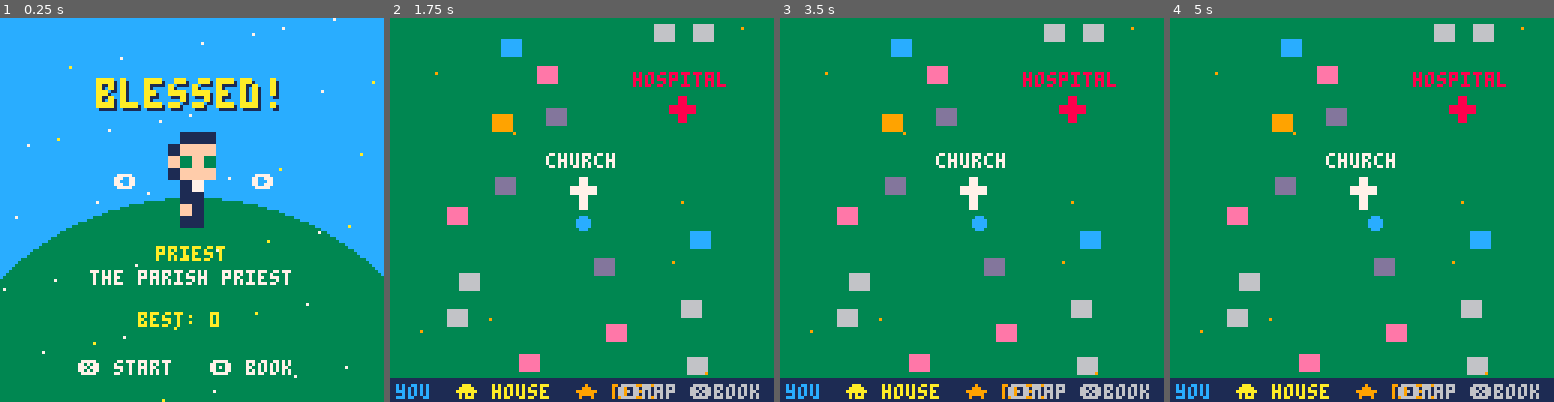
Above: before the commit, frames 1-4 (left to right).
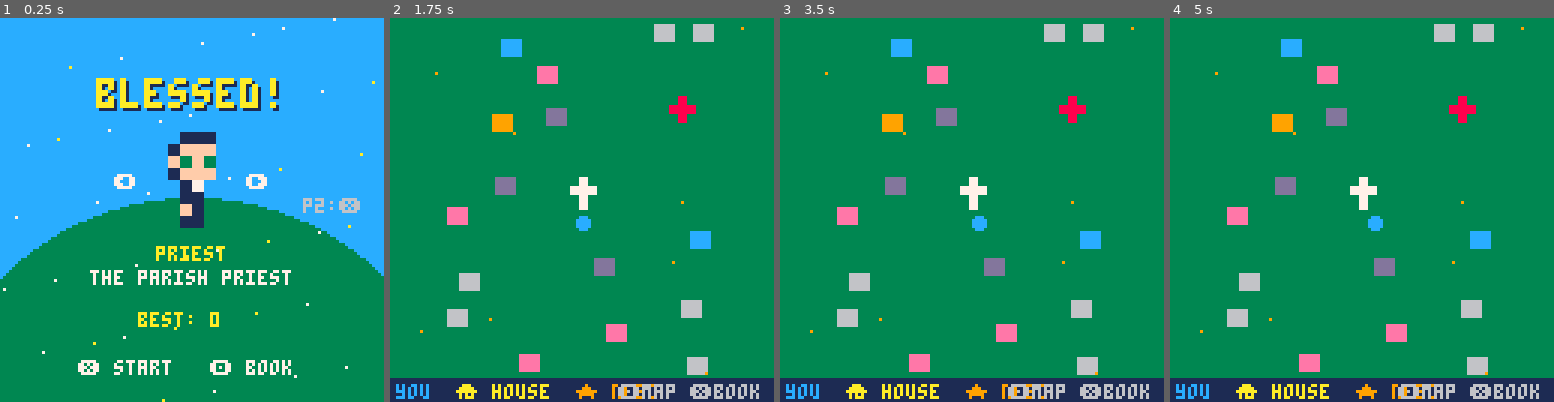
Above: after the commit, the same moments.

Repository: shalone86/sdcourses
Game: PICO-8 cartridge game/blessed.p8
Same seed, same stepped clock (60 frames per second), same inputs: the game is played once before the commit and once after it.
Inputs:
- Up to frame 1 (0.25 s): no input
- Up to frame 2 (1.75 s): tap X (X key) at 0.33, 1.07 s; tap O (Z key) at 0.7, 1.7 s; hold Right from 1.6 s (still down); hold P2 Left from 1.6 s (still down)
- Up to frame 3 (3.5 s): tap X (X key) at 1.85, 2.97 s; release Right at 2.1 s; release P2 Left at 2.1 s; tap O (Z key) every 0.4 s from 2.1 to 3.3 s; hold Up 2.15-2.42 s; hold P2 Down 2.15-2.42 s; hold Right 2.47-3.03 s; hold P2 Left 2.47-3.03 s; hold Left from 3.08 s (still down); hold P2 Right from 3.08 s (still down)
- Up to frame 4 (5 s): release Left at 3.58 s; release P2 Right at 3.58 s; hold Down 3.63-3.97 s; hold P2 Up 3.63-3.97 s; tap O (Z key) every 0.4 s from 3.7 to 4.9 s; hold Right 4.02-4.68 s; hold P2 Left 4.02-4.68 s; tap X (X key) at 4.08 s; hold Up from 4.73 s (still down); hold P2 Down from 4.73 s (still down)

The runs differ from the first frame. In frame 1, 0.5% of the frame differs, in the area x 64-94%, y 40-51%; in frame 2, 0.8%, in the area x 40-88%, y 14-40%; in frame 3, 0.8%; in frame 4, 0.8%.

Commit message:
Blessed!: two-player co-op; player 2 picks their own character
On the start screen, player 2 presses their X to join (again to leave)
and picks a character with their left/right; the day starts when both
picks are unlocked. Player 2 walks on player 1's screen (can't leave
it) and blesses as far and as often as player 1. Made room by removing
leftovers (unused color lists and names, the drawn() check now that all
art is in, the map's building labels).

Co-Authored-By: Claude Opus 5.5 <noreply@anthropic.com>
Claude-Session: https://claude.ai/code/session_014A5HNbCtgPJAi8nNk3cpQw

Diff:
--- a/game/blessed.p8
+++ b/game/blessed.p8
@@ -16,7 +16,7 @@
 s_priest_bless=8 -- 4 frames
 s_bishop=2 s_bishop_walk=12
 s_bishop_bless=56 -- 4 frames
-s_deacon=4 s_deacon_walk=14
+s_deacon=4
 -- people walking; the same people
 -- standing are 56 slots later
 s_people={16,18,20,22,24,26}
@@ -26,7 +26,6 @@
 s_coffee=36
 s_car=96 s_van=104 -- 16x16, 4 frames
 s_angel=84 -- 4 frames
-s_decor={41,42,43,44,45} -- 40 is the big tree
 -- 16x16 buildings
 s_house=48 s_church=50 s_hosp=52
 s_chapel=54
@@ -99,9 +98,6 @@
 -- for one of these colors
 looks={
  hair={1,2,4,5,6,7,9,10},
- shirt={1,2,3,8,9,11,12,13,14},
- pants={1,2,3,5,12,13},
- shoes={1,2,4,5},
  clothes={1,2,3,8,9,11,12,13,14},
 }
 skins={{4,15},{15,1},{9,1},{4,1}} -- skin, eyes
@@ -164,6 +160,7 @@
  car_c,car_r=rnd({8,9,10,11,12,14,6,13}),rnd(roofs)
  t=0 missed=0 msg="" msg_t=0
  state="play" page=1
+ p2=nil -- player 2 joins from the start screen
  -- the start screen, when the
  -- game is first switched on
  if not booted then booted=true state="title" end
@@ -260,6 +257,7 @@
 -- who: the character you play
 -- (the last one you played)
 who=max(1,dget(3))
+who2=1 -- player 2's character
 
 function unlocked(i) return i==1 or dget(2)&(1<<i)>0 end
 
@@ -516,10 +514,9 @@
   end
   if not b then return end
   x,y=b.x+8,b.y+18
- elseif e.at=="church" then
-  x,y=church_x+2+rnd(12),church_y+30
  else
-  x,y=hosp_x+2+rnd(12),hosp_y+30
+  local c=e.at=="church"
+  x,y=(c and church_x or hosp_x)+2+rnd(12),(c and church_y or hosp_y)+30
  end
  local q=person(x,y,"event")
  q.need=e.need+lvl\2 q.wait=1800 q.ev=e.n
@@ -702,9 +699,18 @@
   -- left/right: who you play
   if btnp(0) then who=(who-2)%#chars+1 end
   if btnp(1) then who=who%#chars+1 end
+  -- player 2: x on their controls
+  -- joins (or leaves), left/right
+  -- picks their own character
+  if btnp(5,1) then p2on=not p2on end
+  if p2on then
+   if btnp(0,1) then who2=(who2-2)%#chars+1 end
+   if btnp(1,1) then who2=who2%#chars+1 end
+  end
   if btnp(5) then
-   if unlocked(who) then
+   if unlocked(who) and (not p2on or unlocked(who2)) then
     dset(3,who) _init() start_skill() state="play"
+    if p2on then p2={x=p.x+12,y=p.y,cd=0} end
    else sfx(4) end
   elseif btnp(4) then book_from="title" state="book" end
   return
@@ -776,6 +782,18 @@
  if not solid(nx,p.y) then p.x=nx end
  if not solid(p.x,ny) then p.y=ny end
 
+ -- player 2: walks on your screen
+ -- and blesses as far as you do
+ if p2 then
+  local dx,dy=tonum(btn(1,1))-tonum(btn(0,1)),tonum(btn(3,1))-tonum(btn(2,1))
+  if dx!=0 then p2.fl=dx<0 end
+  p2.mv=dx!=0 or dy!=0
+  p2.x=(p.x+mid(-60,wd(p2.x+dx*sp,p.x),60))%world
+  p2.y=(p.y+mid(-52,wd(p2.y+dy*sp,p.y),60))%world
+  p2.cd-=1
+  if p2.cd<=0 then p2.cd=p.rate sb(p2.x,p2.y-4,p.r) end
+ end
+
  -- who asks, and how often
  -- (crowds come faster for the pope)
  if t%max(8,(40-t\900)*(popemode and .7 or 1)\1)==0 then spawn_walker() end
@@ -970,17 +988,6 @@
 -->8
 -- draw
 
-dc={}
-function drawn(n)
- if dc[n]==nil then
-  dc[n]=false
-  for y=0,7 do for x=0,7 do
-   if sget(n%16*8+x,n\16*8+y)!=0 then dc[n]=true end
-  end end
- end
- return dc[n]
-end
-
 -- draw what comes next on the
 -- side of the wrap nearest you
 function at(x,y)
@@ -993,8 +1000,7 @@
 end
 
 -- walking or standing, wearing look
--- (a color swap); walk falls back
--- to stand if it isn't drawn yet
+-- (a color swap)
 function figure(stand_n,walk_n,moving,x,y,fl,look)
  for a,b in pairs(look or {}) do pal(a,b) end
  sprite(moving and walk_n or stand_n,x,y,fl)
@@ -1002,11 +1008,12 @@
 end
 
 -- a small thing; z=2 draws it
--- twice the size (the coffee mug)
-function thing(n,x,y,c,z)
+-- twice the size (the coffee mug).
+-- grace has no drawing: a yellow dot
+function thing(n,x,y,z)
  z=z or 1
- if drawn(n) then sspr(n%16*8,n\16*8,8,8,x-4*z,y-4*z,8*z,8*z)
- else circfill(x,y,2,c) end
+ if n==s_grace then circfill(x,y,2,10)
+ else sspr(n%16*8,n\16*8,8,8,x-4*z,y-4*z,8*z,8*z) end
 end
 
 -- her drawing for a building
@@ -1081,9 +1088,6 @@
   if q.ev then print("\146",q.x/4-3,q.y/4-2,t%10<5 and 9 or 7)
   elseif q.k=="home" then print("\138",q.x/4-3,q.y/4-2,t%10<5 and 10 or 7) end
  end
- print("church",church_x/4-10,church_y/4-13,7)
- print("hospital",hosp_x/4-14,hosp_y/4-12,8)
- -- grace waiting at each
  if hosp_need>0 then print("+"..hosp_need,hosp_x/4-2,hosp_y/4+6,chap and 8 or 5) end
  circfill(p.x/4,p.y/4,2,t%10<5 and 12 or 7)
  rectfill(0,120,127,127,1)
@@ -1143,20 +1147,28 @@
  print("\^w\^tblessed!",32,20,10)
  -- who you'll play, big (a dark
  -- shape until unlocked)
- local c=chars[who]
+ local c,u=chars[who],unlocked(who)
  local n=c.s+flr(time()*2)%2
- if not unlocked(who) then for i=1,15 do pal(i,1) end end
+ if not u then for i=1,15 do pal(i,1) end end
  sspr(n%16*8,n\16*8,8,8,48,38,32,32)
  pal()
- print("\139",38,52,7) print("\145",84,52,7)
+ print("\139         \145",38,52,7)
  print(c.n,64-#c.n*2,76,10)
  -- the skill, or how to unlock
  -- (on its own line, to fit)
- local d=unlocked(who) and c.d or c.u
- if not unlocked(who) then print("to unlock:",44,84,6) end
- print(d,64-#d*2,unlocked(who) and 84 or 90,7)
+ local d=u and c.d or c.u
+ if not u then print("to unlock:",44,84,6) end
+ print(d,64-#d*2,u and 84 or 90,7)
  print("best: "..dget(0),46,98,10)
  print("\151 start   \142 book",26,114,7)
+ -- player 2, small, on the right
+ if p2on then
+  local n=chars[who2].s
+  sspr(n%16*8,n\16*8,8,8,100,54,16,16)
+  print("p2",104,46,unlocked(who2) and 12 or 5)
+ else
+  print("p2:\151",101,60,6)
+ end
 end
 
 function _draw()
@@ -1190,7 +1202,7 @@
  end
  -- grace piled up, waiting for you
  if church_pile>0 then
-  thing(s_grace,church_x+8,church_y+26,10)
+  thing(s_grace,church_x+8,church_y+26)
   print(church_pile,church_x+12,church_y+24,10)
  end
  at(hosp_x,hosp_y)
@@ -1205,7 +1217,7 @@
   figure(s_deacon,0,false,chapel_x+i*6,chapel_y+24,false,cdlooks[i])
  end
  if hosp_pile>0 then
-  thing(s_grace,hosp_x+8,hosp_y+26,10)
+  thing(s_grace,hosp_x+8,hosp_y+26)
   print(hosp_pile,hosp_x+12,hosp_y+24,10)
  end
  camera(p.x-64,p.y-64)
@@ -1213,13 +1225,10 @@
 
  for it in all(items) do
   at(it.x,it.y)
-  local s,c=s_chest,9
-  if it.k=="rosary" then s,c=s_rosary,13
-  elseif it.k=="bucket" then s,c=s_bucket,12
-  elseif it.k=="coffee" then s,c=s_coffee,4 end
-  thing(s,it.x,it.y+sin(t/40),c,s==s_coffee and 2)
- end
- for g in all(graces) do at(g.x,g.y) thing(s_grace,g.x,g.y,10) end
+  local s=({rosary=s_rosary,bucket=s_bucket,coffee=s_coffee})[it.k] or s_chest
+  thing(s,it.x,it.y+sin(t/40),s==s_coffee and 2)
+ end
+ for g in all(graces) do at(g.x,g.y) thing(s_grace,g.x,g.y) end
  for q in all(people) do draw_person(q) end
  at(church_x,church_y)
  for i=1,deacons do
@@ -1228,6 +1237,10 @@
  for h in all(helpers) do
   at(h.x,h.y)
   figure(s_priest,s_priest_walk,h.mv,h.x,h.y,h.fl,h.look)
+ end
+ if p2 then
+  at(p2.x,p2.y)
+  figure(chars[who2].s,chars[who2].w,p2.mv,p2.x,p2.y,p2.fl)
  end
  camera(p.x-64,p.y-64)
  ovalfill(p.x-3,p.y-1,p.x+3,p.y+1,1)
